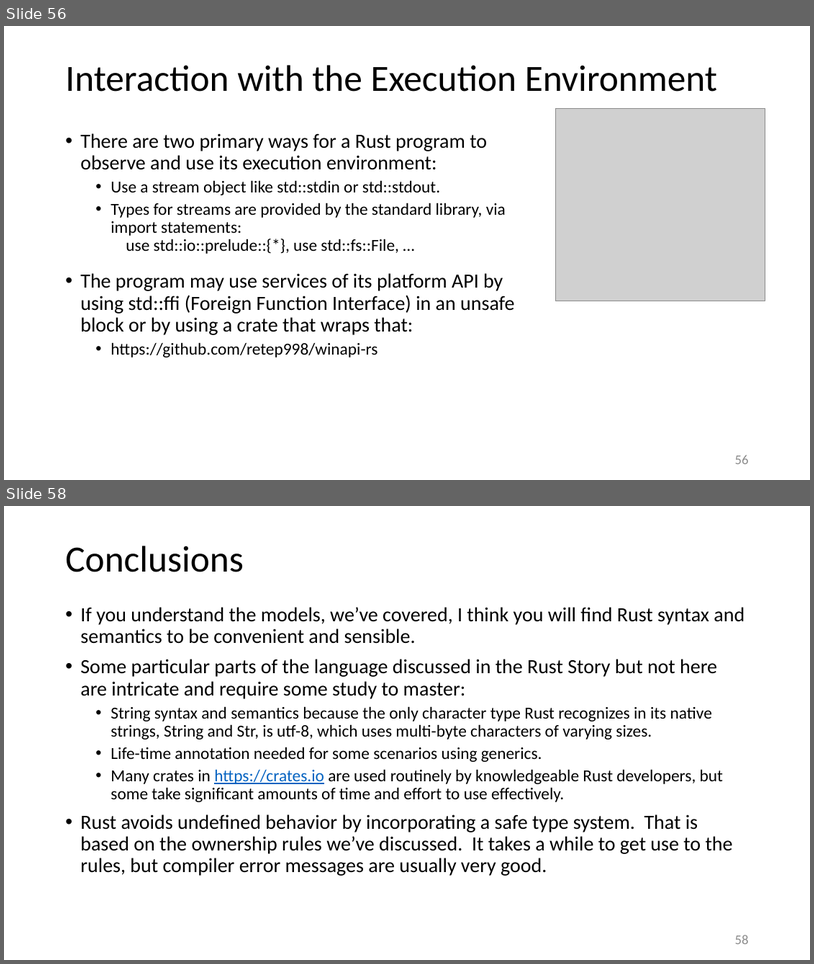
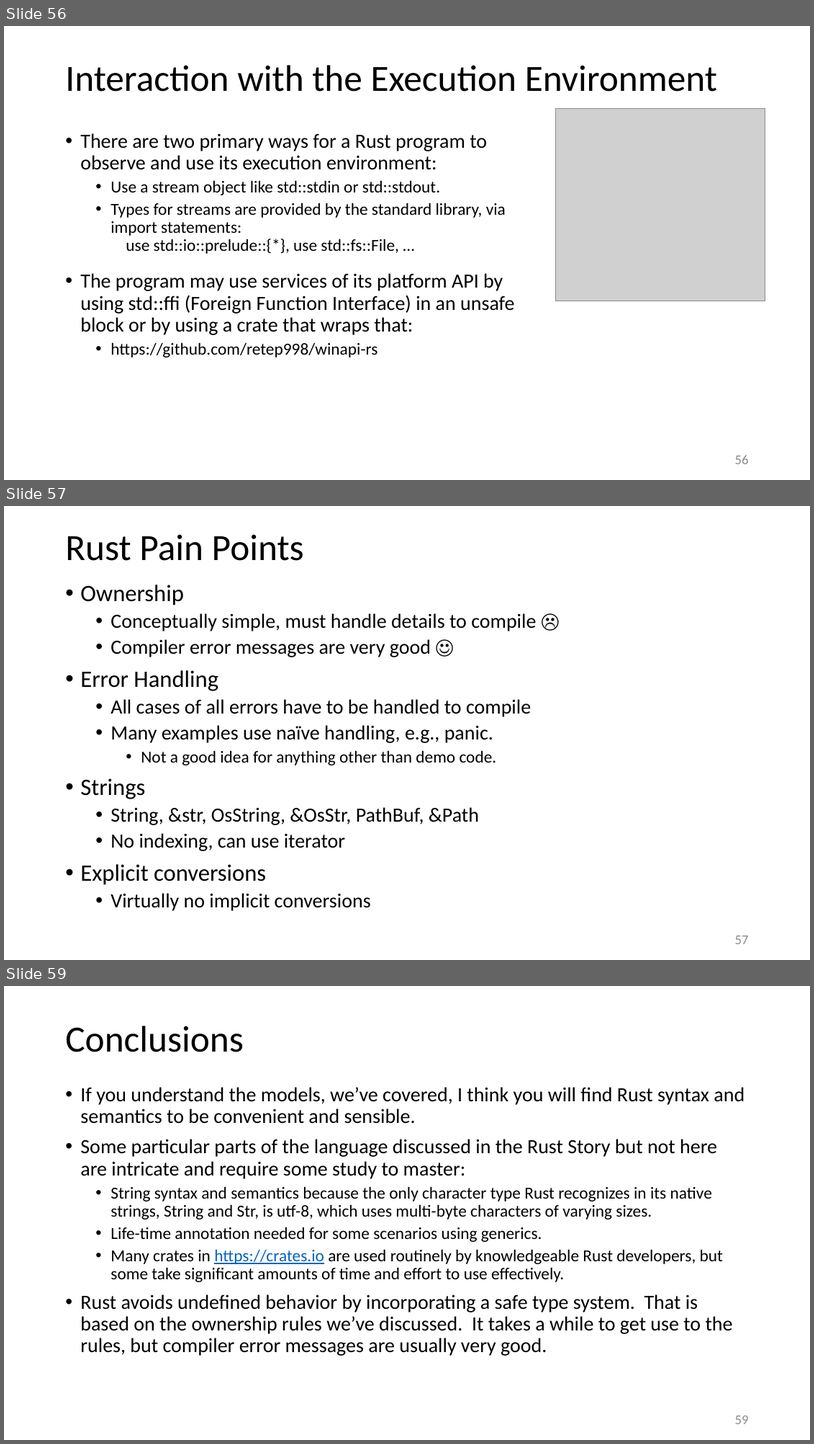
Before and after one commit to JimFawcett/JimFawcett.github.io, a slide deck: Resources/RustTour.pptx. Shown one above the other, each under a label of ours: slides 56 and 58 before the commit, slides 56, 57 and 59 after it; the slides between them are not shown. The pictures are 814x964 and 814x1444 pixels, drawn with LibreOffice and Linux fonts; fonts in the diff are those of the drawing; grey boxes stand for pictures. Boxes give left, top, right and bottom in pixels: in the first picture for what was removed or moved away, otherwise in the second. Text is boxed around its words. In the diff, an @@ line names an element or a change of style, - is before the commit and + after.

```diff
--- a/Resources/RustTour.pptx
+++ b/Resources/RustTour.pptx
@@ slide 57 added at [4, 506, 810, 960], background #FFFFFF @@
@@ title added at [65, 534, 304, 561], 44 pt, text #000000 @@
+Rust Pain Points
@@ text added at [80, 584, 536, 911], 24 pt, text #000000 @@
+• Ownership
+  • Conceptually simple, must handle details to compile ☹
+  • Compiler error messages are very good ☺
+• Error Handling
+  • All cases of all errors have to be handled to compile
+  • Many examples use naïve handling, e.g., panic.
+    • Not a good idea for anything other than demo code.
+• Strings
+  • String, &str, OsString, &OsStr, PathBuf, &Path
+  • No indexing, can use iterator
+• Explicit conversions
+  • Virtually no implicit conversions
@@ page number added at [736, 935, 749, 944], 16 pt, text #8C8C8C @@
+57
@@ what was slide 58 is now slide 59 @@
@@ page number at [736, 1415, 749, 1424]: text changed @@
-58
+59
```
Also in this commit, not shown: 2 slides changed, 3 other files.
